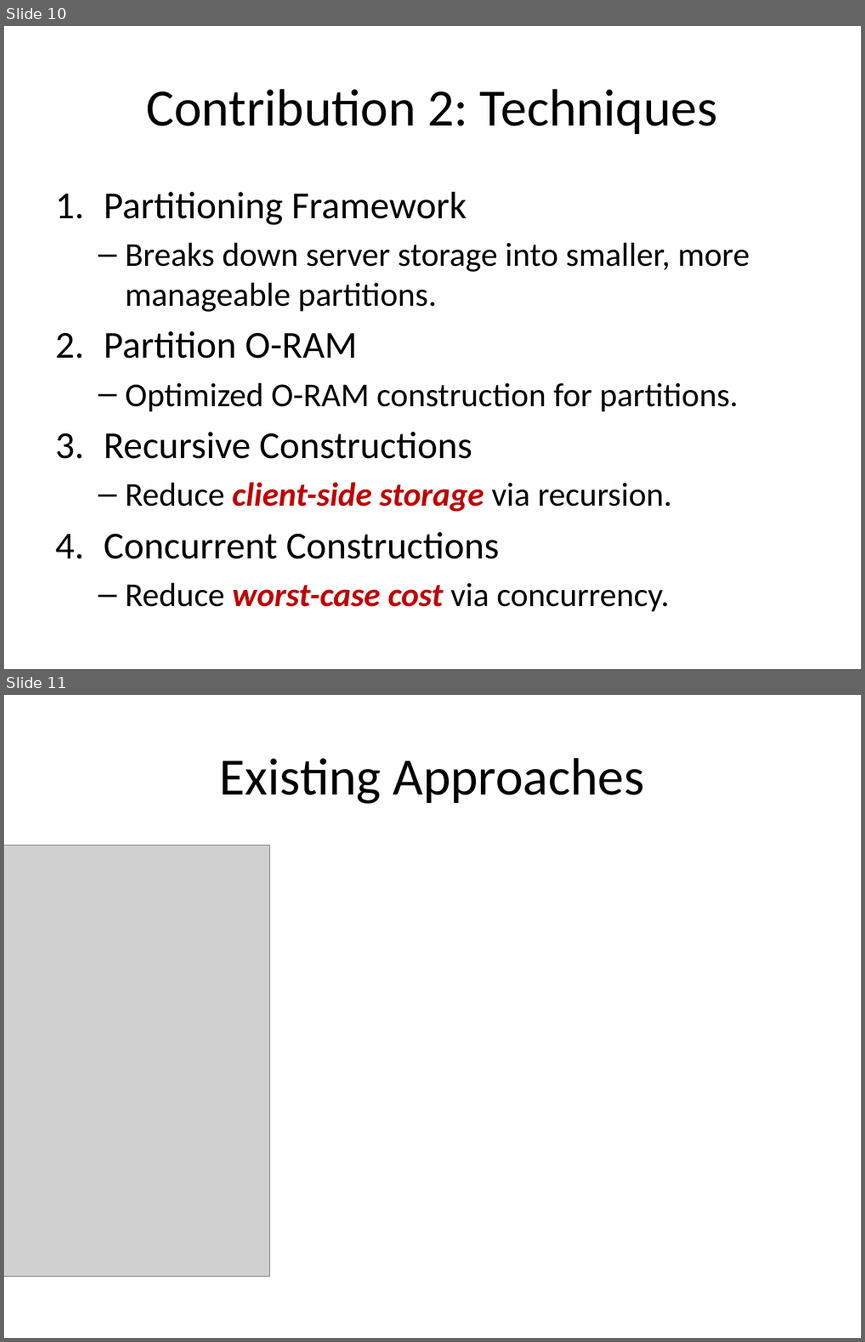
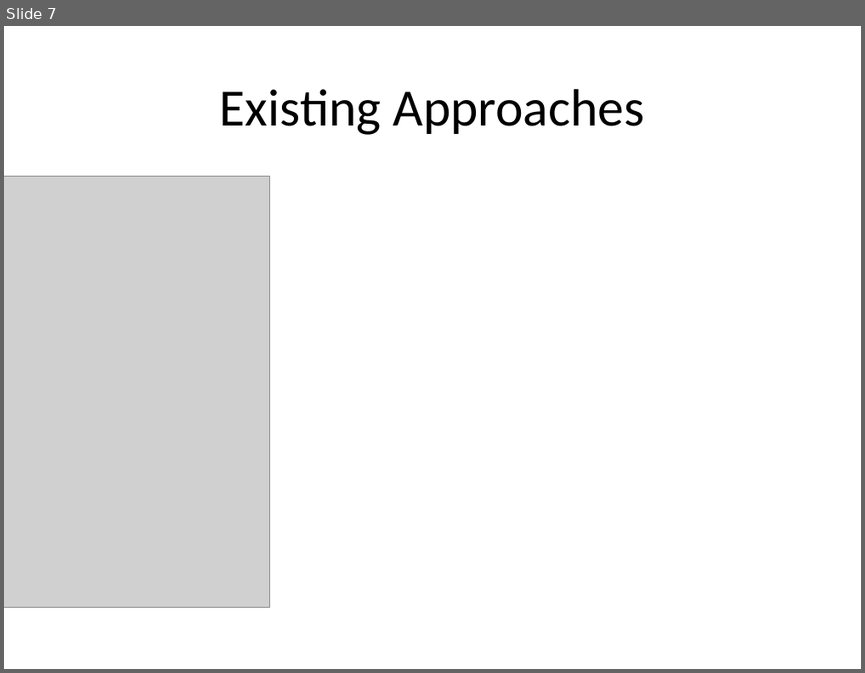
Before and after one commit to Shouling/SANDP, a slide deck: PracticalORam.pptx. Shown one above the other, each under a label of ours: slides 10 and 11 before the commit, slide 7 after it. The pictures are 865x1342 and 865x673 pixels, drawn with LibreOffice and Linux fonts; fonts in the diff are those of the drawing; grey boxes stand for pictures. Boxes give left, top, right and bottom in pixels: in the first picture for what was removed or moved away, otherwise in the second. Text is boxed around its words. In the diff, an @@ line names an element or a change of style, - is before the commit and + after.

```diff
--- a/PracticalORam.pptx
+++ b/PracticalORam.pptx
@@ slide 10 removed at [4, 26, 861, 669], background #FFFFFF @@
@@ title removed at [146, 89, 717, 134] @@
-Contribution 2: Techniques
@@ text removed at [103, 192, 750, 612] @@
-1. Partitioning Framework
-  – Breaks down server storage into smaller, more manageable partitions.
-2. Partition O-RAM
-  – Optimized O-RAM construction for partitions.
-3. Recursive Constructions
-  – Reduce client-side storage via recursion.
-4. Concurrent Constructions
-  – Reduce worst-case cost via concurrency.
@@ what was slide 11 is now slide 7 @@
```
Also in this commit, not shown: 1 slide changed, 8 other slides removed.
